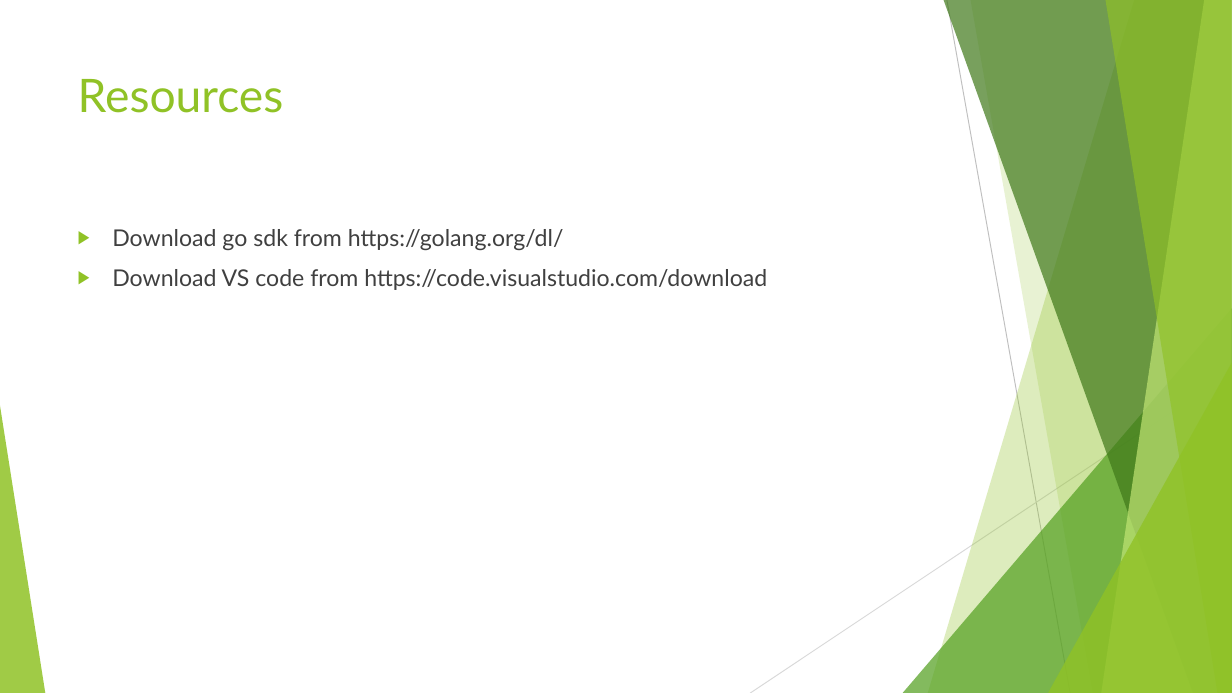
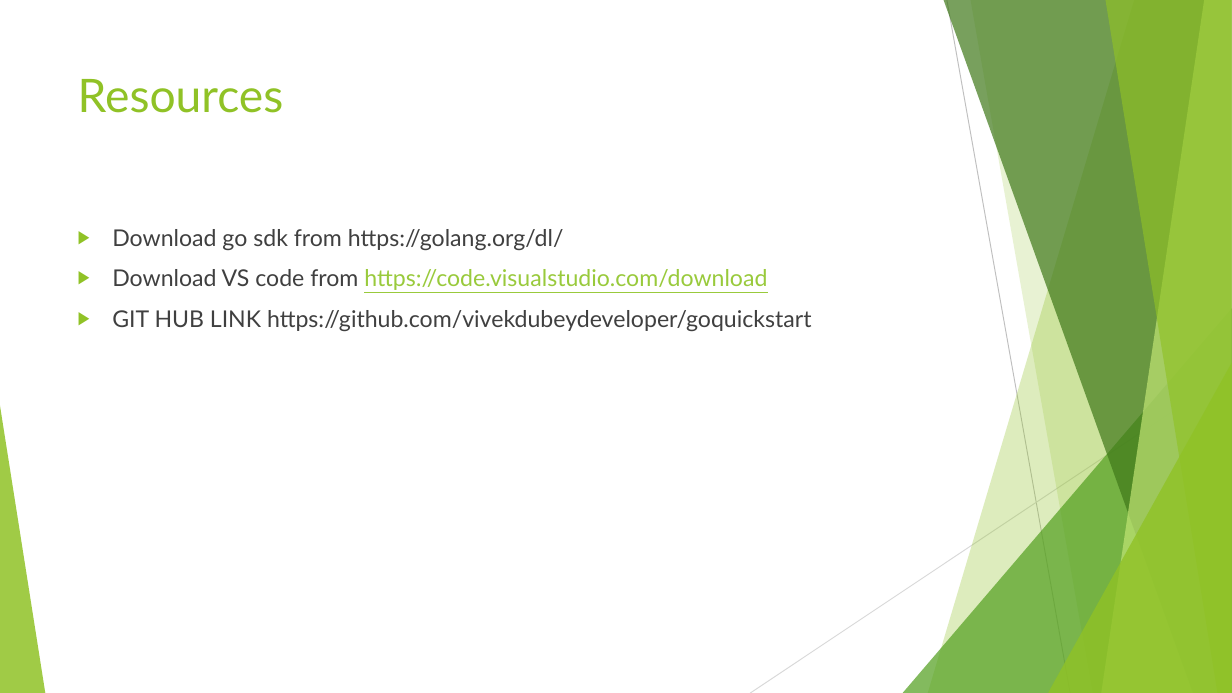
Before and after one commit to vivekdubeydeveloper/goquickstart, a slide deck: slide 5 of goquickstart.pptx (slide 4 before the commit). Drawn at 1232x693 pixels with LibreOffice and Linux fonts; fonts in the diff are those of the drawing. Boxes give left, top, right and bottom in pixels: in the first picture for what was removed or moved away, otherwise in the second. Text is boxed around its words. In the diff, an @@ line names an element or a change of style, - is before the commit and + after.

```diff
--- a/goquickstart.pptx
+++ b/goquickstart.pptx
@@ text at [112, 269, 767, 290]: text colour #404040 to #99CA3C, underline on in "https://code.visualstudio.com/download" @@
@@ text at [112, 310, 811, 331]: paragraph added @@
+▶ GIT HUB LINK https://github.com/vivekdubeydeveloper/goquickstart
```
Also in this commit, not shown: 1 other slide changed, 5 slides added, 3 other files.
